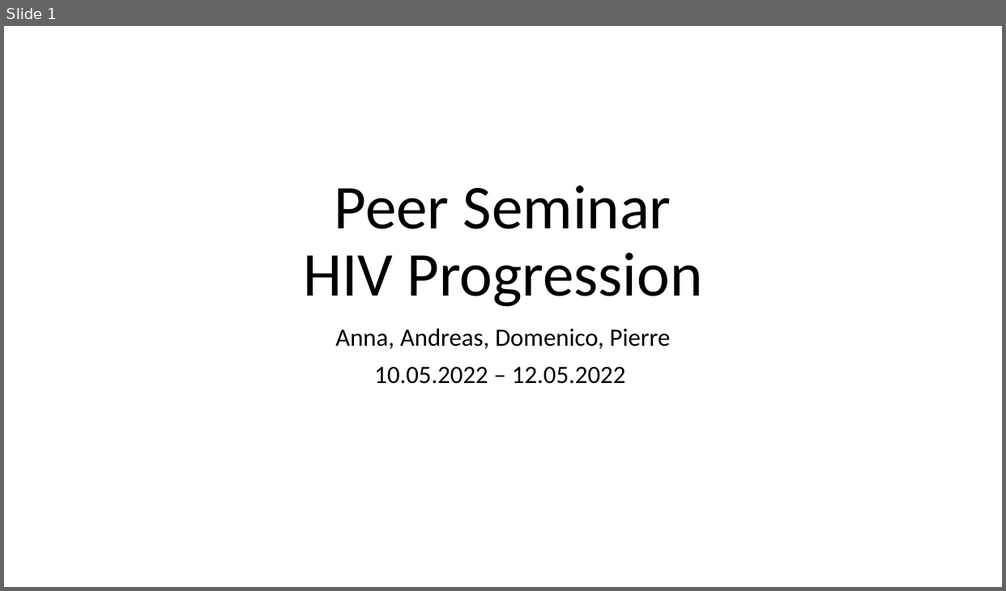
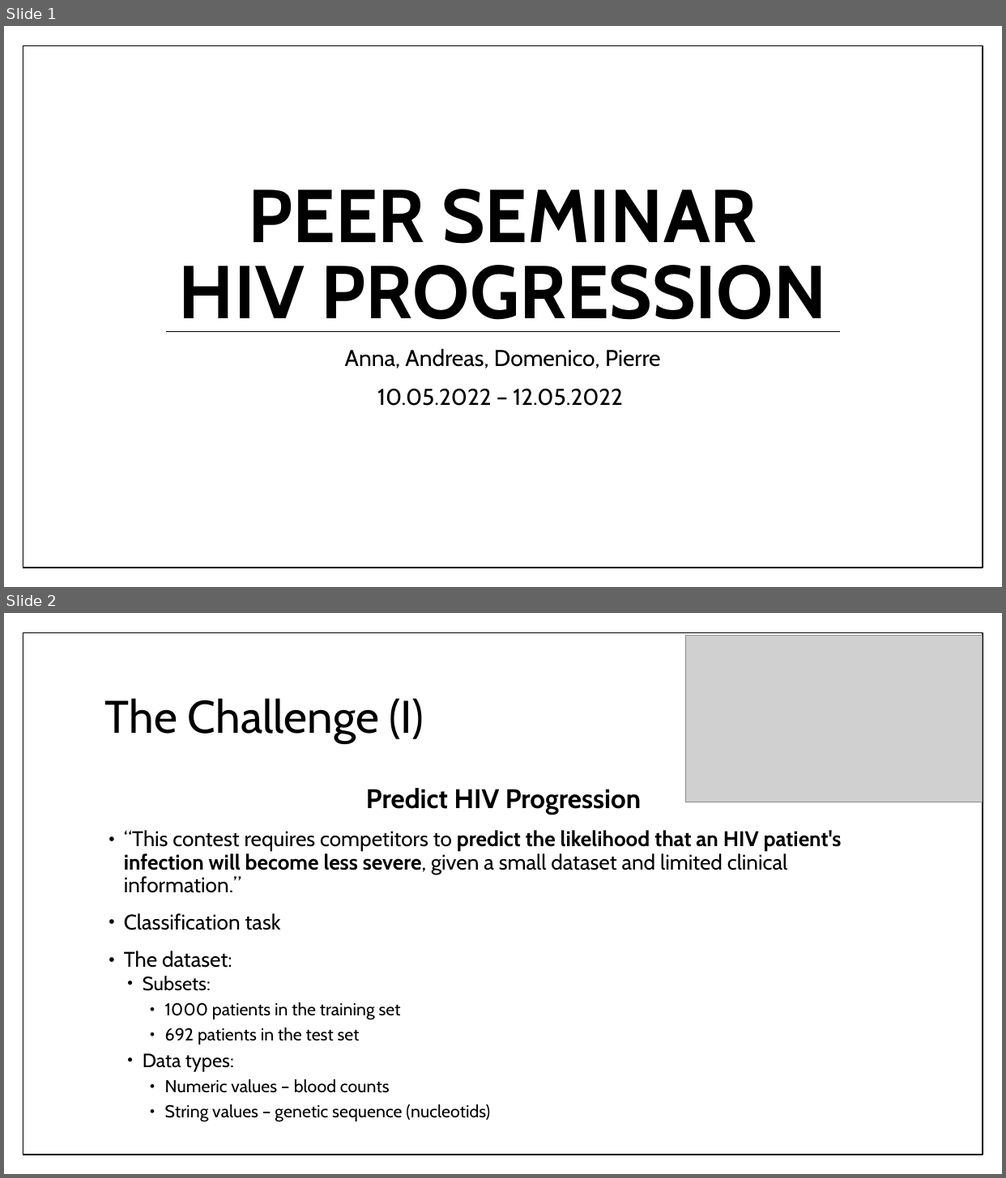
Before and after one commit to bl1zzardx/hivprogression, a slide deck: hivprogression/peer-seminar.pptx. Shown one above the other, each under a label of ours: slide 1 before the commit, slides 1 and 2 after it. The pictures are 1006x591 and 1006x1178 pixels, drawn with LibreOffice and Linux fonts; fonts in the diff are those of the drawing; grey boxes stand for pictures. Boxes give left, top, right and bottom in pixels: in the first picture for what was removed or moved away, otherwise in the second. Text is boxed around its words. In the diff, an @@ line names an element or a change of style, - is before the commit and + after.

```diff
--- a/hivprogression/peer-seminar.pptx
+++ b/hivprogression/peer-seminar.pptx
@@ slide 2 added at [4, 613, 1002, 1174], background #FFFFFF; not listed: 1 template element that a slide beside it also shows @@
@@ picture added at [686, 635, 982, 802] @@
@@ title added at [105, 698, 424, 743], 44 pt, text #000000 @@
+The Challenge (I)
@@ text added at [124, 788, 842, 1122], 20.4 pt, text #000000 @@
+Predict HIV Progression
+• “This contest requires competitors to predict the likelihood that an HIV patient's infection will become less severe, given a small dataset and limited clinical information.”
+• Classification task
+• The dataset:
+  • Subsets:
+    • 1000 patients in the training set
+    • 692 patients in the test set
+  • Data types:
+    • Numeric values – blood counts
+    • String values – genetic sequence (nucleotids)
@@ slide 1 changed as well @@
@@ rectangle added at [23, 46, 982, 568], fill #FFFFFF, outline #000000 1 pt @@
@@ title at [179, 189, 827, 332]: text changed; size 60 to 72 pt; font Calibri to Cabin; bold on @@
-Peer Seminar
-HIV Progression
+PEER SEMINAR
+HIV PROGRESSION
@@ line added from (166, 331) to (839, 331), #000000 0.79 pt @@
@@ subtitle "Anna, Andreas, Domenico, Pierre": place and size @@
-subtitle "Anna, Andreas, Domenico, Pierre" at [335, 328, 671, 384]
+subtitle "Anna, Andreas, Domenico, Pierre" at [345, 348, 661, 406]
@@ subtitle "Anna, Andreas, Domenico, Pierre" at [345, 348, 661, 406]: size 24 to 22 pt, font Calibri to Cabin; more space between paragraphs @@
```
Also in this commit, not shown: 4 other slides changed, 5 other slides added, 5 slides removed, 3 other files.
